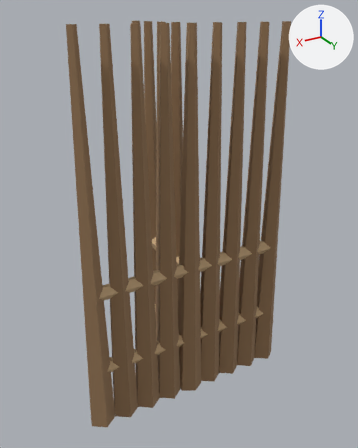
The glTF model assets/3d/models/palisade_0e.glb, before and after one commit.
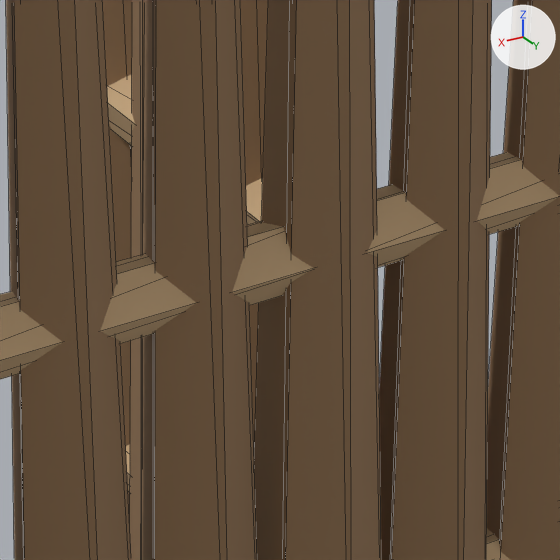
Each version appears first whole from a camera (50 mm lens) standing at (1.138, 1.798, 1.843) and looking at (-0.05, -0.182, 0.853), and next in a close-up on the part from 37% to 65% of the width and 50% to 72% of the height. The lights are fixed; the arrows at upper right show +X, +Y and +Z. The last two pictures show the newer version. The close-ups show mesh edges as thin lines. Vertices at exactly the same position are counted once.

The first close-up shows 'palisade_0e'.
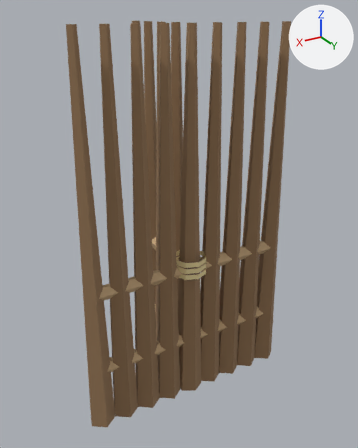
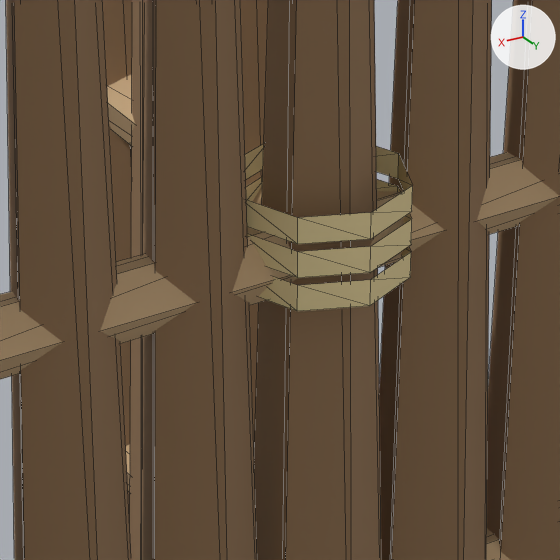
Pixel boxes (x1, y1, x2, y2) of what changed, in the close-ups (560 x 560 px):
part 1 of me_palisade_0e, added (beige)
    after: (258, 246, 411, 311)
part 2 of me_palisade_0e, added (beige)
    after: (246, 177, 412, 278)
part 3 of me_palisade_0e, added (beige)
    after: (245, 143, 413, 244)

The change, as a diff of the scene's bpy script:
```diff
--- a/assets/3d/models/palisade_0e.glb.py
+++ b/assets/3d/models/palisade_0e.glb.py
@@ mat_thatch @@
+mat_thatch = principled_material('thatch')
+mat_thatch.base_color = (0.78, 0.64, 0.33)  # beige #e5d19b
+mat_thatch.roughness = 0.85
@@ me_palisade_0e @@
 # used by ob_palisade_0e; location = (0.0, 0.0, 0.0)
-me_palisade_0e.from_pydata(...)  # 190 vertices, 308 faces; spans x -0.56..0.56, y -0.55..0.07, z 0.0..1.8
+me_palisade_0e.from_pydata(...)  # 238 vertices, 356 faces; spans x -0.56..0.56, y -0.55..0.08, z 0.0..1.8
+# me_palisade_0e part 1: a new loose piece of 16 vertices spanning x -0.08..0.08, y -0.08..0.08, z 0.68..0.7, in mat_thatch (beige #e5d19b)
+# me_palisade_0e part 2: a new loose piece of 16 vertices spanning x -0.08..0.08, y -0.08..0.08, z 0.71..0.73, in mat_thatch (beige #e5d19b)
+# me_palisade_0e part 3: a new loose piece of 16 vertices spanning x -0.08..0.08, y -0.08..0.08, z 0.74..0.77, in mat_thatch (beige #e5d19b)
+# other edits to the shape of me_palisade_0e do not show in these pictures
 me_palisade_0e.materials.append(mat_trunk)
 me_palisade_0e.materials.append(mat_wood)
+me_palisade_0e.materials.append(mat_thatch)  # beige #e5d19b
```
